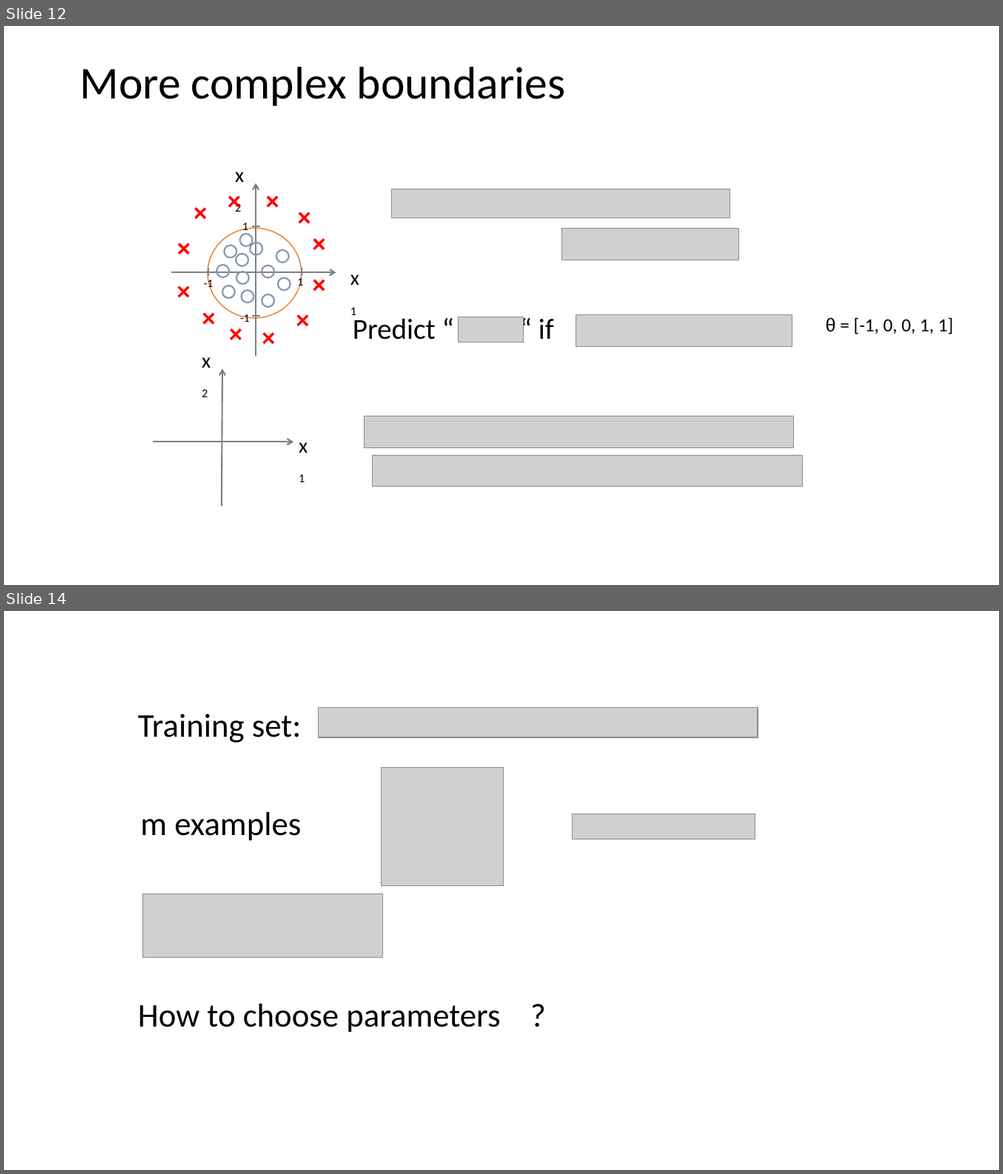
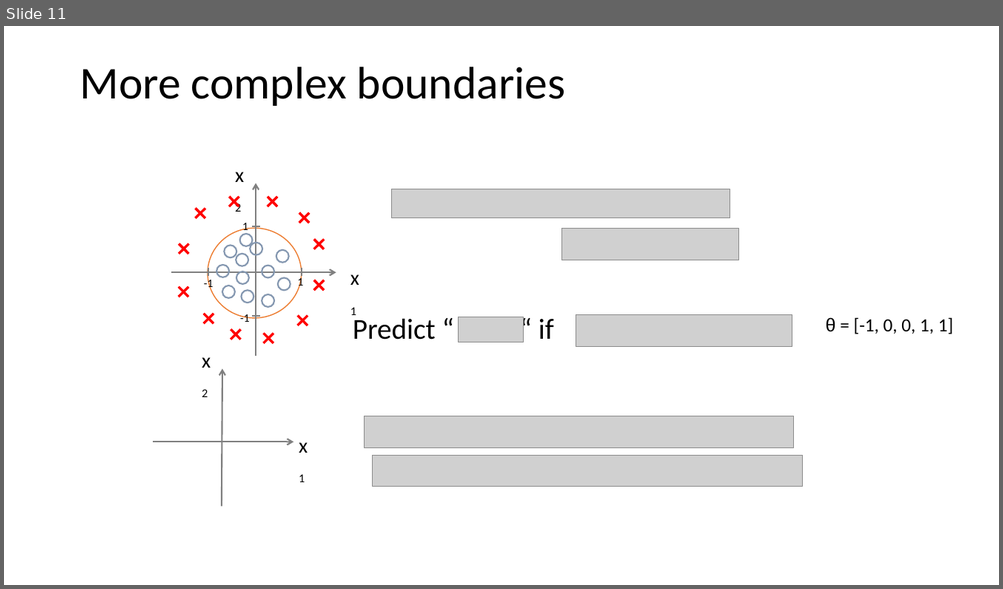
Before and after one commit to ICBI/AIMAHEAD_GU, a slide deck: Courses/ML_Concepts/Module_01_Introduction_to_Classification/Module_01_Introduction_to_Classification_02_LogisticRegression.pptx. Shown one above the other, each under a label of ours: slides 12 and 14 before the commit, slide 11 after it; the slides between them are not shown. The pictures are 1003x1174 and 1003x589 pixels, drawn with LibreOffice and Linux fonts; fonts in the diff are those of the drawing; grey boxes stand for pictures; background and template pictures are left out. Boxes give left, top, right and bottom in pixels: in the first picture for what was removed or moved away, otherwise in the second. Text is boxed around its words. In the diff, an @@ line names an element or a change of style, - is before the commit and + after.

```diff
--- a/Courses/ML_Concepts/Module_01_Introduction_to_Classification/Module_01_Introduction_to_Classification_02_LogisticRegression.pptx
+++ b/Courses/ML_Concepts/Module_01_Introduction_to_Classification/Module_01_Introduction_to_Classification_02_LogisticRegression.pptx
@@ slide 14 removed at bbox=[4, 611, 999, 1170], background #FFFFFF @@
@@ text removed at bbox=[138, 714, 301, 743] @@
-Training set:
@@ picture removed at bbox=[318, 708, 757, 738] @@
@@ picture removed at bbox=[381, 768, 504, 886] @@
@@ text removed at bbox=[140, 812, 301, 841] @@
-m examples
@@ picture removed at bbox=[572, 814, 755, 840] @@
@@ picture removed at bbox=[143, 894, 382, 957] @@
@@ text removed at bbox=[138, 1004, 500, 1033] @@
-How to choose parameters ?
@@ what was slide 12 is now slide 11 @@
```
Also in this commit, not shown: 8 other slides removed, 4 other files.
